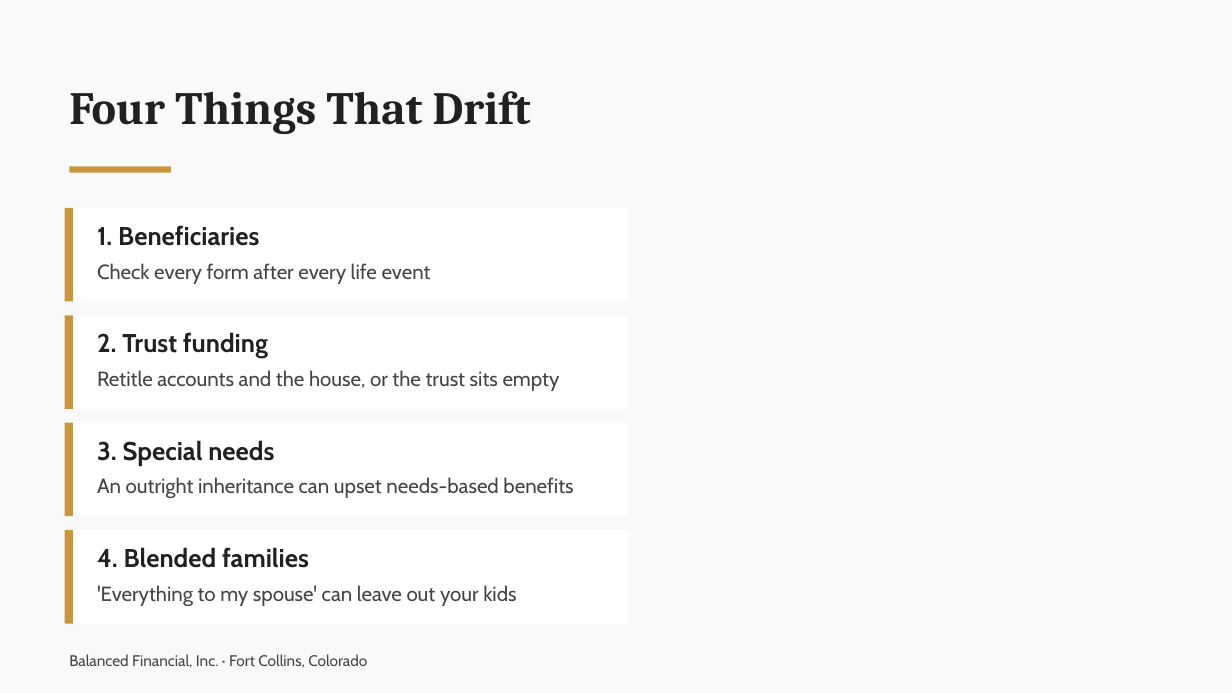
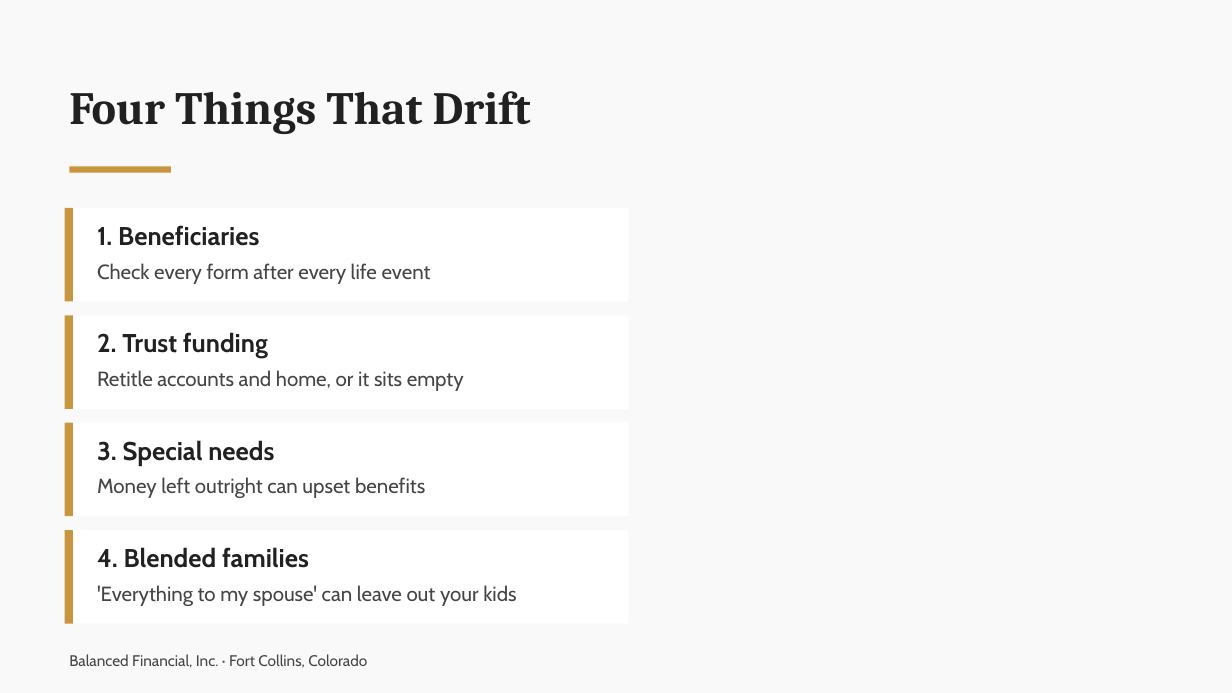
Before and after one commit to Biblebreathing/anywhere-advisor-template, a slide deck: slide 26 of clients/greg-anderson/06-webinars/estate-planning/build/who-decides-when-you-can-t.pptx. Drawn at 1232x693 pixels with LibreOffice and Linux fonts; fonts in the diff are those of the drawing. Boxes give left, top, right and bottom in pixels: in the first picture for what was removed or moved away, otherwise in the second. Text is boxed around its words. In the diff, an @@ line names an element or a change of style, - is before the commit and + after.

```diff
--- a/clients/greg-anderson/06-webinars/estate-planning/build/who-decides-when-you-can-t.pptx
+++ b/clients/greg-anderson/06-webinars/estate-planning/build/who-decides-when-you-can-t.pptx
@@ text at (97, 370, 464, 391): text changed @@
-Retitle accounts and the house, or the trust sits empty
+Retitle accounts and home, or it sits empty
@@ text at (97, 477, 425, 498): text changed @@
-An outright inheritance can upset needs-based benefits
+Money left outright can upset benefits
```
Also in this commit, not shown: 4 other slides changed, 22 other files.
